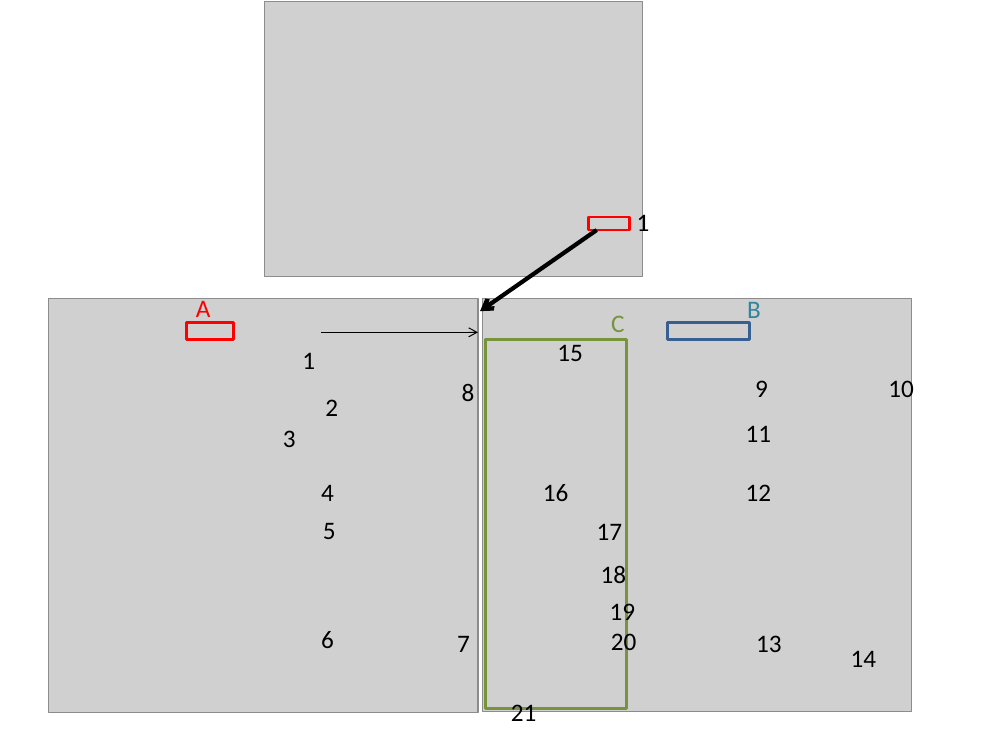
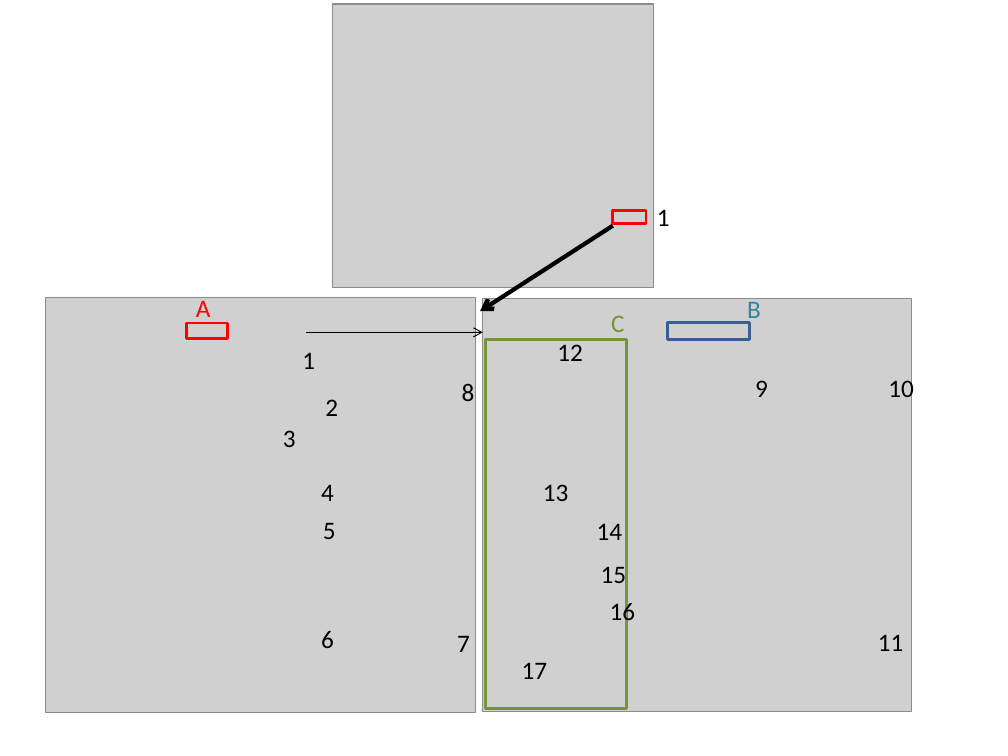
Before and after one commit to DePrettoM/EEGpal, a slide deck: slide 13 of Manuels/picture_EEGpal_manuals.pptx. Drawn at 1008x756 pixels with LibreOffice and Linux fonts; fonts in the diff are those of the drawing; grey boxes stand for pictures. Boxes give left, top, right and bottom in pixels: in the first picture for what was removed or moved away, otherwise in the second. Text is boxed around its words. In the diff, an @@ line names an element or a change of style, - is before the commit and + after.

```diff
--- a/Manuels/picture_EEGpal_manuals.pptx
+++ b/Manuels/picture_EEGpal_manuals.pptx
@@ picture: place and size @@
-picture at (264,1,643,276)
+picture at (333,4,654,287)
@@ text "1" rewrapped from (637,210,650,237) to (657,209,670,226) @@
@@ arrow moved from (597, 230) - (480, 311) to (613, 226) - (480, 311) @@
@@ rectangle: place and size @@
-rectangle at (589,217,629,230)
+rectangle at (613,211,646,224)
@@ rectangle: place and size @@
-rectangle at (186,323,234,339)
+rectangle at (186,323,228,338)
@@ arrow moved from (322, 333) - (478, 333) to (306, 333) - (483, 333) @@
@@ text at (557,344,583,361): text changed @@
-15
+12
@@ text at (543,484,569,501): text changed @@
-16
+13
@@ text removed at (746,484,772,501) @@
-12
@@ text at (597,523,623,540): text changed @@
-17
+14
@@ text at (601,562,627,589): text changed @@
-18
+15
@@ text at (610,599,636,626): text changed @@
-19
+16
@@ text "11": place and size @@
-text "11" at (746,425,772,442)
+text "11" at (878,634,904,651)
@@ text removed at (611,630,637,657) @@
-20
@@ text removed at (756,635,782,652) @@
-13
@@ text removed at (851,650,877,667) @@
-14
@@ text at (522,662,548,679): text changed @@
-21
+17
```
Also in this commit, not shown: 9 other slides changed, 24 other files.
